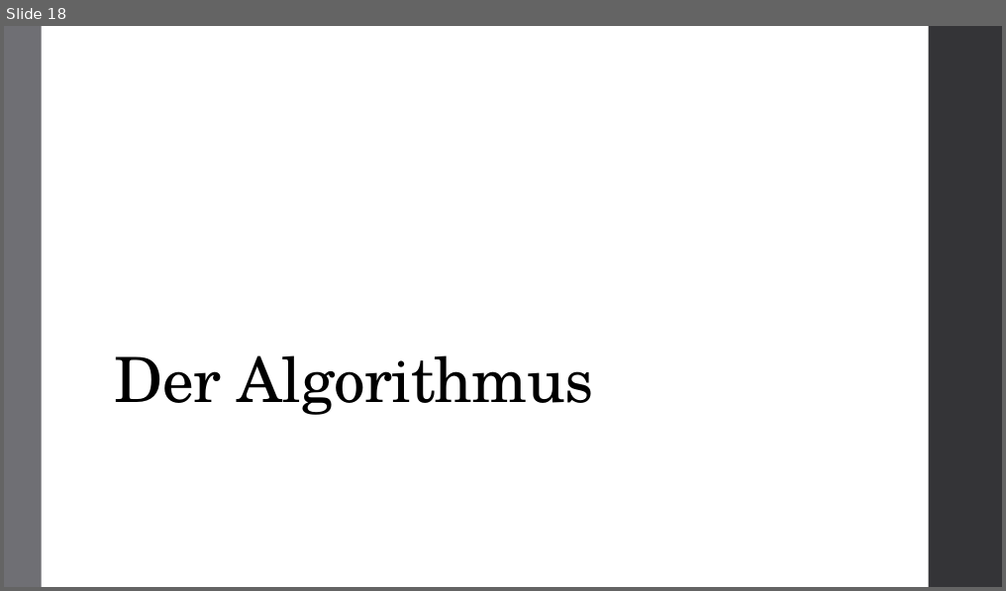
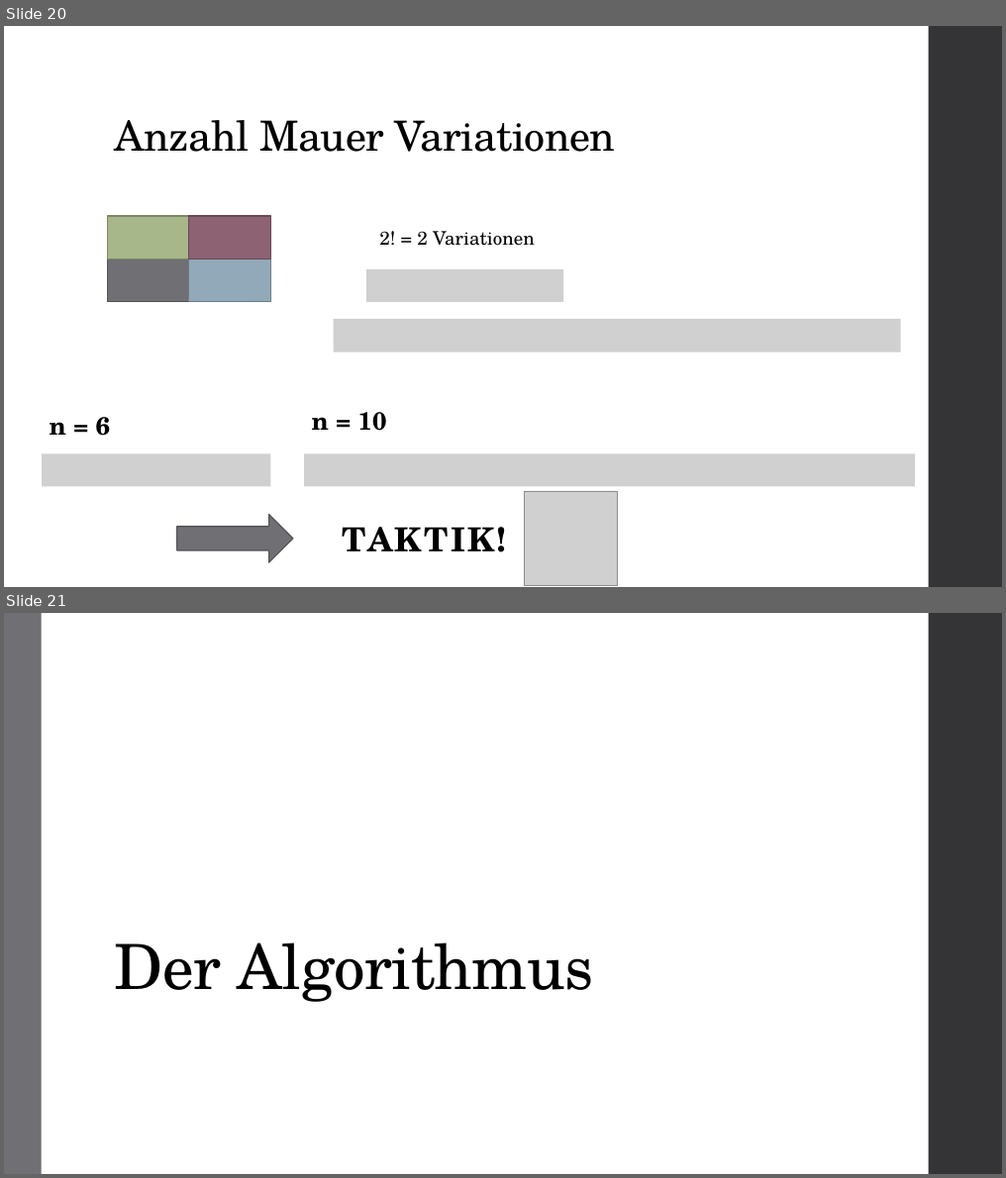
Before and after one commit to atalantus/BwInf36_Runde02, a slide deck: Aufgabe01_Praesentation.pptx. Shown one above the other, each under a label of ours: slide 18 before the commit, slides 20 and 21 after it. The pictures are 1006x591 and 1006x1178 pixels, drawn with LibreOffice and Linux fonts; fonts in the diff are those of the drawing; grey boxes stand for pictures. Boxes give left, top, right and bottom in pixels: in the first picture for what was removed or moved away, otherwise in the second. Text is boxed around its words. In the diff, an @@ line names an element or a change of style, - is before the commit and + after.

```diff
--- a/Aufgabe01_Praesentation.pptx
+++ b/Aufgabe01_Praesentation.pptx
@@ slide 20 added at (4,26,1002,587), background #FFFFFF; not listed: 1 template element that a slide beside it also shows @@
@@ title added at (115,120,616,152), 40 pt, text #000000 @@
+Anzahl Mauer Variationen
@@ rectangle added at (107,216,189,259), fill #A7B789, outline #7C8765 1.1 pt @@
@@ rectangle added at (189,216,270,259), fill #8D6374, outline #684956 1.1 pt @@
@@ text added at (379,231,535,246), 18 pt, text #000000 @@
+2! = 2 Variationen
@@ rectangle added at (107,259,189,301), fill #6F6F74, outline #525256 1.1 pt @@
@@ rectangle added at (189,259,270,301), fill #92A9B9, outline #6C7D89 1.1 pt @@
@@ picture added at (366,270,564,302) @@
@@ picture added at (334,319,901,353) @@
@@ text added at (50,417,110,436), 24 pt, text #000000, bold @@
+n = 6
@@ text added at (312,412,387,431), 24 pt, text #000000, bold @@
+n = 10
@@ picture added at (43,455,271,487) @@
@@ picture added at (304,455,915,487) @@
@@ picture added at (525,491,617,586) @@
@@ right arrow added at (177,515,293,563), fill #6F6F74, outline #525256 1.1 pt @@
@@ text added at (343,527,507,553), 32 pt, text #000000, bold @@
+TAKTIK!
@@ what was slide 18 is now slide 21 @@
```
Also in this commit, not shown: 3 slides changed, 7 other slides added, 1 slide removed.
